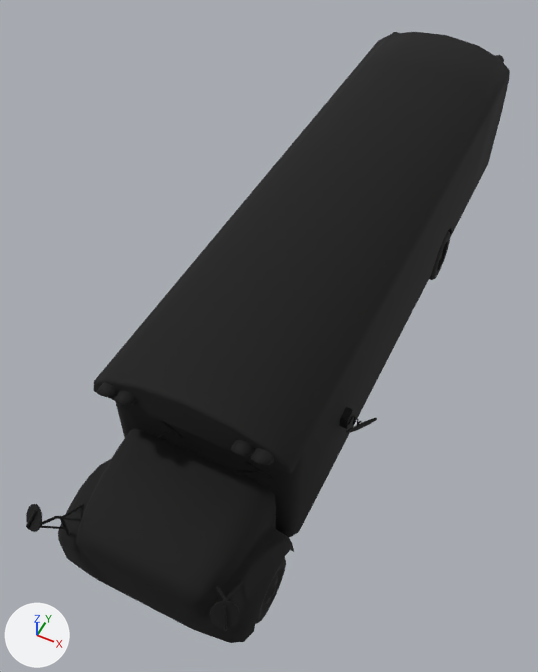
Before and after pictures for a commit that changed the glTF model games/fortnite/assets/bus.glb.
Both versions are drawn from a camera (50 mm lens) standing at (3.49, -9.4, 10.95) and looking at (-0.5, -1.43, 0.99). Every picture has the same lights, and +X, +Y and +Z are marked at lower left. The picture after the commit comes second. Vertices at exactly the same position are counted once.

The first picture shows 'Vehicle_Athena_Bus'.
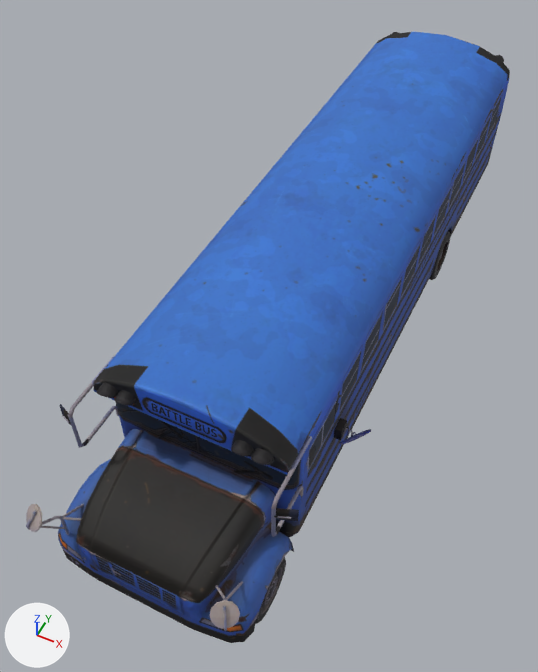
Pixel boxes (x1, y1, x2, y2) of what changed, in the pictures (538 x 672 px; the box of a moved part takes in the faces that stretch with it):
'Vehicle_Athena_Bus', surface changed, reshaped (black to blue)
    both: (26, 32, 510, 643)
part 1 of me_vehicle_athena_bus, moved or reshaped
    before: (346, 418, 377, 433)
    after: (340, 429, 371, 445)
part 2 of me_vehicle_athena_bus, moved or reshaped
    before: (340, 407, 353, 429)
    after: (334, 418, 347, 440)
part 3 of me_vehicle_athena_bus, added
    after: (343, 427, 356, 436)
part 4 of me_vehicle_athena_bus, added
    after: (68, 356, 119, 448)
part 5 of me_vehicle_athena_bus, added
    after: (271, 436, 312, 537)
part 6 of me_vehicle_athena_bus, deleted
    before: (348, 416, 362, 425)
part 7 of me_vehicle_athena_bus, added
    after: (59, 404, 299, 521)

The change, as a list of edits to the scene's bpy script:
```text
Add img_image_1:
    img_image_1 = load_image('Image_1', '_unpacked/Image_1', 1024, 1024, 'Non-Color')
Change mat_mi_athena_bus_blue:
    remove # nodes: BsdfPrincipled, Mix, OutputMaterial, TexImage, VertexColor
    nodes: BsdfPrincipled, NormalMap, OutputMaterial, TexImage x2
    uses the picture img_image_1
Change me_vehicle_athena_bus:
    used by ob_vehicle_athena_bus; location = (0.0, 0.0, 0.0)
    remove me_vehicle_athena_bus.from_pydata(...)  # 2329 vertices, 4220 faces; spans x -1.61..2.0, y -6.64..6.19, z 0.0..3.42
    add me_vehicle_athena_bus.from_pydata(...)  # 2497 vertices, 4532 faces; spans x -1.81..2.0, y -6.64..6.19, z 0.0..3.42
    me_vehicle_athena_bus part 1: the loose piece of 16 vertices spanning x 1.64..2.0, y -3.18..-2.73, z 1.39..1.9 is moved by (0.0, -0.23, 0.0)
    me_vehicle_athena_bus part 2: the loose piece of 8 vertices spanning x 1.5..1.62, y -3.05..-2.83, z 1.56..1.78 is moved by (0.0, -0.23, 0.0)
    me_vehicle_athena_bus part 3: a new loose piece of 112 vertices spanning x 1.6..1.82, y -3.25..-3.07, z 1.59..1.75, in mat_mi_athena_bus_blue
    me_vehicle_athena_bus part 4: a new loose piece of 48 vertices spanning x -1.55..-1.5, y -5.37..-4.27, z 1.74..2.9, in mat_mi_athena_bus_blue
    me_vehicle_athena_bus part 5: a new loose piece of 48 vertices spanning x 1.49..1.54, y -5.37..-4.27, z 1.74..2.9, in mat_mi_athena_bus_blue
    me_vehicle_athena_bus part 6: the loose piece of 112 vertices spanning x 1.6..1.82, y -3.02..-2.84, z 1.59..1.75 is deleted
    me_vehicle_athena_bus part 7
    16 vertices are added at x -1.81..1.8, y -5.33..-5.2, z 2.48..2.63
    8 new vertices lie (0.0, 0.0, 0.24) away from vertices in x -1.81..1.8, y -5.33..-5.2, z 2.48
    40 new faces join them
    other edits to the shape of me_vehicle_athena_bus do not show in these pictures
```
